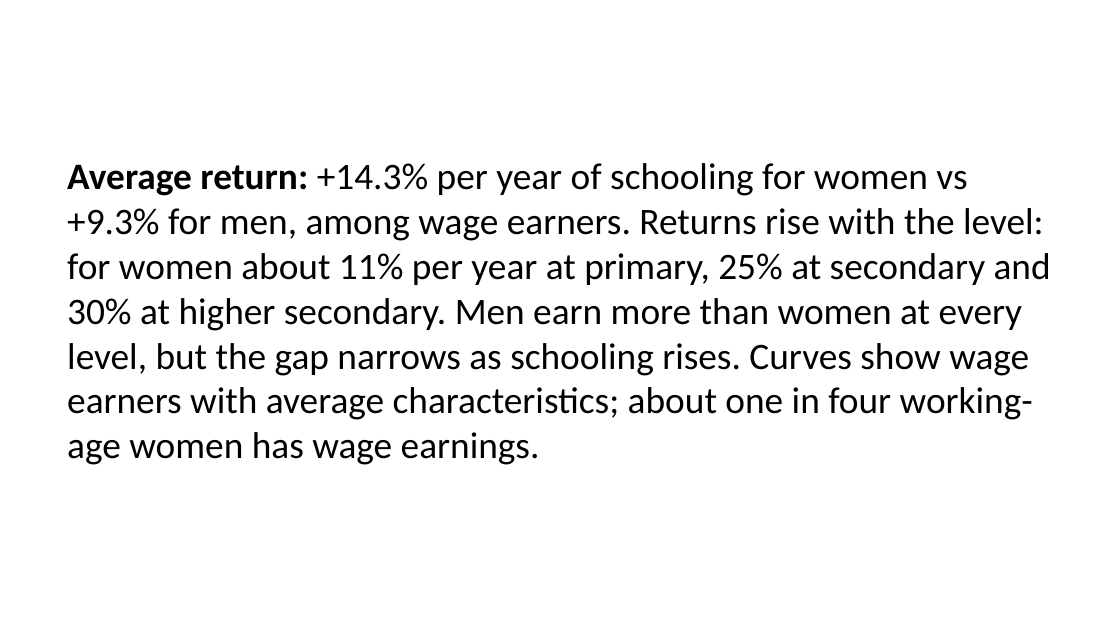
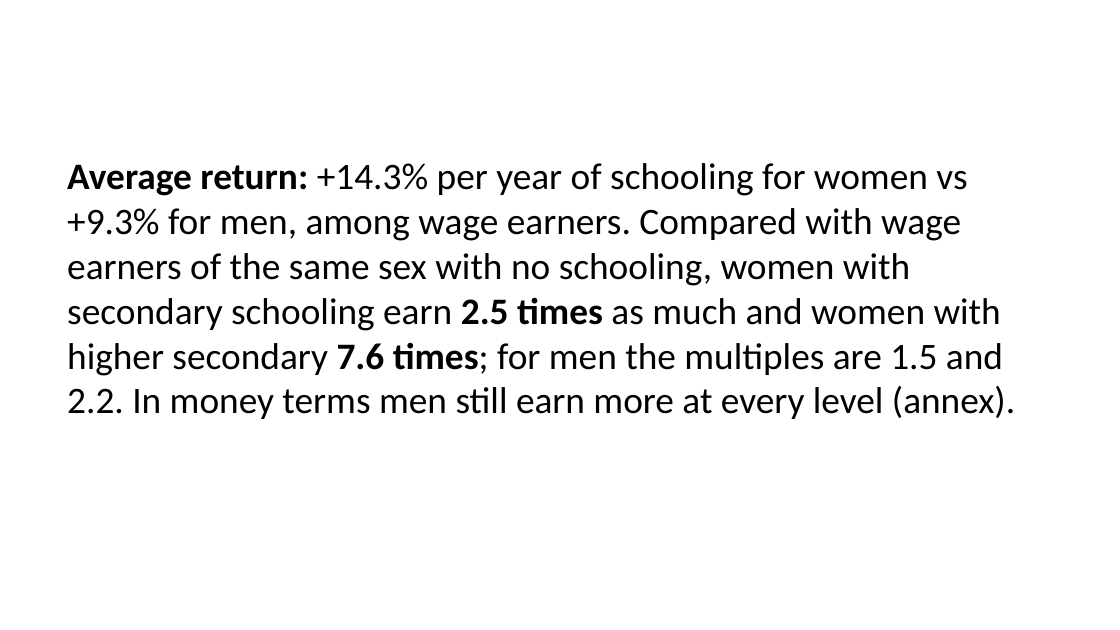
Before and after one commit to hgrueso/nepal-cost-of-inaction, a slide deck: slide 25 of reports/nepal_slides_en.pptx. Drawn at 1120x630 pixels with LibreOffice and Linux fonts; fonts in the diff are those of the drawing. Boxes give left, top, right and bottom in pixels: in the first picture for what was removed or moved away, otherwise in the second. Text is boxed around its words. In the diff, an @@ line names an element or a change of style, - is before the commit and + after.

```diff
--- a/reports/nepal_slides_en.pptx
+++ b/reports/nepal_slides_en.pptx
@@ text at [67,163,1015,419]: text changed @@
-Average return: +14.3% per year of schooling for women vs +9.3% for men, among wage earners. Returns rise with the level: for women about 11% per year at primary, 25% at secondary and 30% at higher secondary. Men earn more than women at every level, but the gap narrows as schooling rises. Curves show wage earners with average characteristics; about one in four working-age women has wage earnings.
+Average return: +14.3% per year of schooling for women vs +9.3% for men, among wage earners. Compared with wage earners of the same sex with no schooling, women with secondary schooling earn 2.5 times as much and women with higher secondary 7.6 times; for men the multiples are 1.5 and 2.2. In money terms men still earn more at every level (annex).
```
Also in this commit, not shown: 7 other slides changed, 3 slides added, 1 slide removed, 28 other files.
